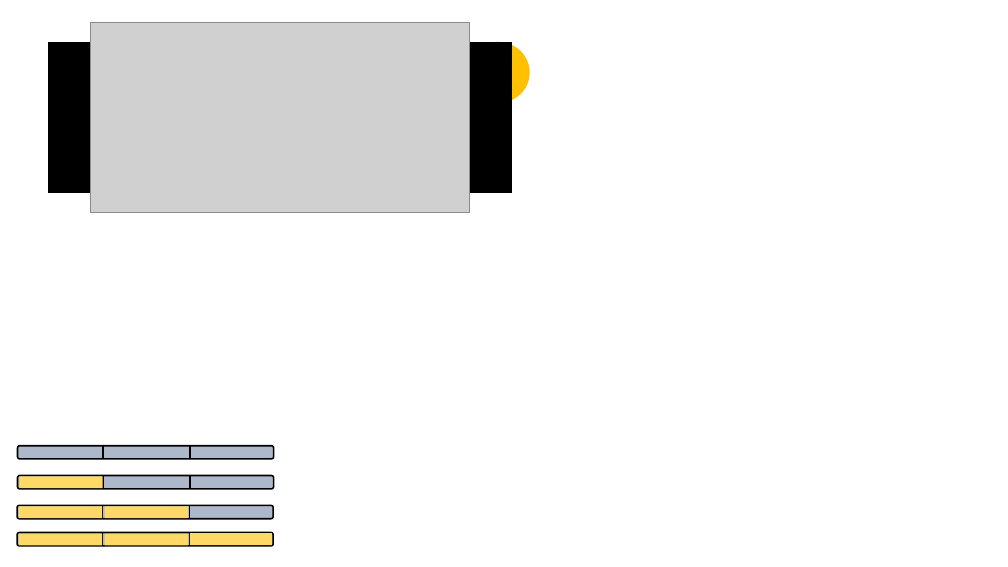
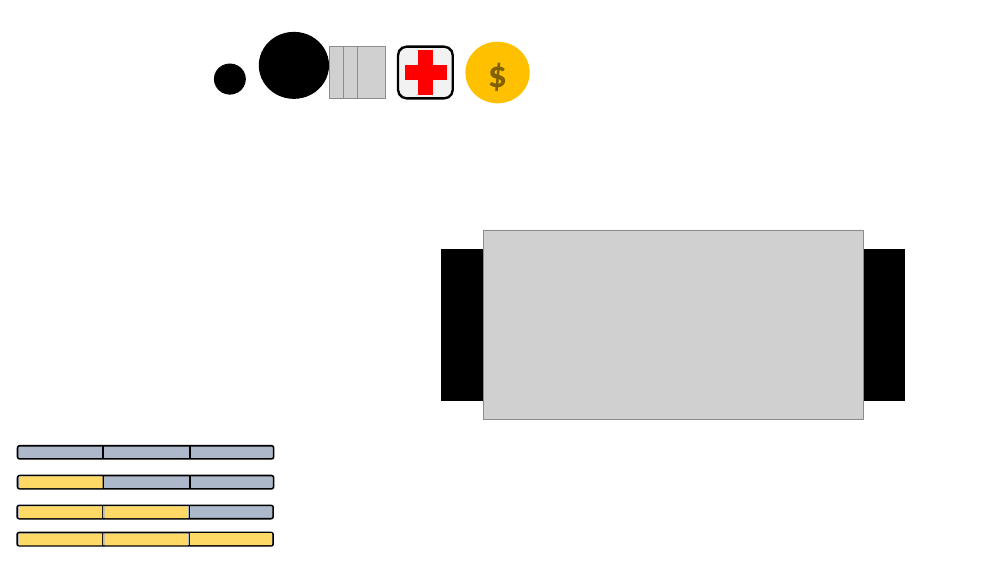
Before and after one commit to RodrigoTeran/Online-Web-Game-TimeOfWar.io-, a slide deck: slide 7 of Info/Dinámica del juego.pptx. Drawn at 1008x567 pixels with LibreOffice and Linux fonts; fonts in the diff are those of the drawing; grey boxes stand for pictures. Boxes give left, top, right and bottom in pixels: in the first picture for what was removed or moved away, otherwise in the second. Text is boxed around its words. In the diff, an @@ line names an element or a change of style, - is before the commit and + after.

```diff
--- a/Info/Dinámica del juego.pptx
+++ b/Info/Dinámica del juego.pptx
@@ ellipse added at [259, 33, 329, 98], fill #000000, outline #000000 1 pt @@
@@ picture added at [330, 47, 358, 98] @@
@@ picture added at [343, 47, 371, 98] @@
@@ picture added at [358, 47, 386, 98] @@
@@ plus sign added at [398, 42, 454, 103], fill #FF0000, outline #FF0000 1 pt @@
@@ rounded rectangle added at [399, 47, 453, 98], fill #F2F2F2, outline #000000 2.25 pt @@
@@ ellipse added at [215, 64, 246, 95], fill #000000, outline #000000 1 pt @@
@@ picture: place and size @@
-picture at [90, 23, 470, 212]
+picture at [484, 230, 864, 420]
@@ rectangle: place and size @@
-rectangle at [48, 42, 511, 193]
+rectangle at [442, 250, 905, 400]
```
Also in this commit, not shown: 7 other files.
